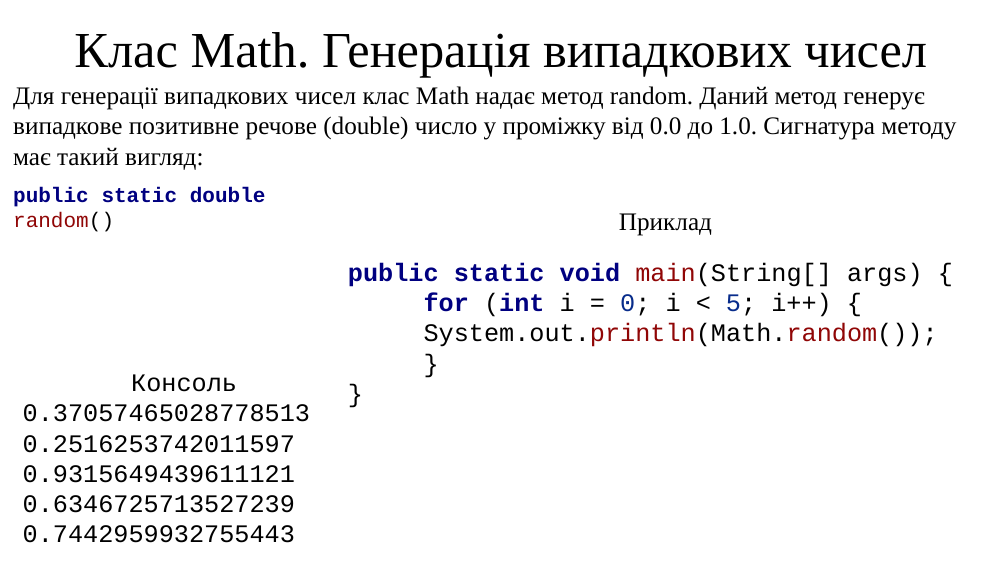
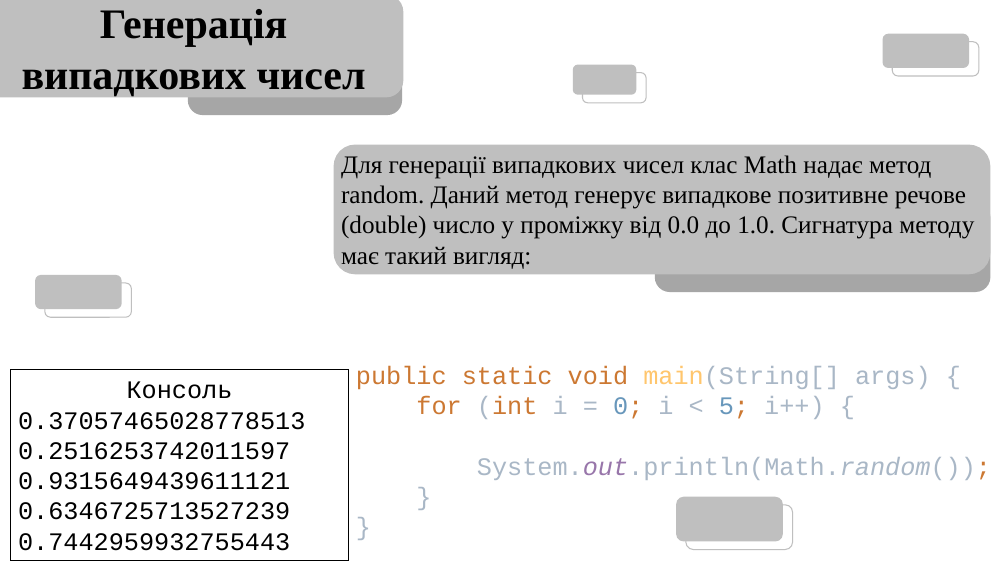
Before and after one commit to arg3ntuum/JavaCourse, a slide deck: slide 7 of Java Урок 6 Math.pptx (slide 10 before the commit). Drawn at 1008x567 pixels with LibreOffice and Linux fonts; fonts in the diff are those of the drawing. Boxes give left, top, right and bottom in pixels: in the first picture for what was removed or moved away, otherwise in the second. Text is boxed around its words. In the diff, an @@ line names an element or a change of style, - is before the commit and + after.

```diff
--- a/Java Урок 6 Math.pptx
+++ b/Java Урок 6 Math.pptx
@@ rounded rectangle added at (0,0,404,98), fill #BFBFBF @@
@@ text at (22,9,366,97): text changed; size 48 to 40 pt; bold on @@
-Клас Math. Генерація випадкових чисел
+Генерація випадкових чисел
@@ rounded rectangle added at (188,26,402,116), fill #A6A6A6 @@
@@ rounded rectangle added at (882,34,969,68), fill #BFBFBF @@
@@ rounded rectangle added at (892,42,979,76), outline #BFBFBF 1 pt @@
@@ rounded rectangle added at (573,64,637,95), fill #BFBFBF @@
@@ rounded rectangle added at (583,73,647,103), outline #BFBFBF 1 pt @@
@@ text "Для генерації випадкових чисел клас ..." rewrapped from (13,86,956,170) to (341,155,974,270) @@
@@ rounded rectangle added at (333,144,991,274), fill #BFBFBF @@
@@ text removed at (13,187,266,232) @@
-public static double random()
@@ rounded rectangle added at (655,203,991,293), fill #A6A6A6 @@
@@ text removed at (619,213,712,236) @@
-Приклад
@@ rounded rectangle added at (35,275,122,309), fill #BFBFBF @@
@@ rounded rectangle added at (45,283,132,317), outline #BFBFBF 1 pt @@
@@ rectangle "Консоль": place and size @@
-rectangle "Консоль" at (23,374,310,543)
+rectangle "Консоль" at (11,370,349,560)
@@ rectangle "Консоль" at (11,370,349,560): outline none to #000000 0.75 pt @@
@@ text "public static void main(String[] args) ..." at (356,366,991,480): vertical alignment top to middle @@
@@ text at (356,366,991,480): text changed; text colour #000000 to #A9B7C6 @@
-public static void main(String[] args) {
-for (int i = 0; i < 5; i++) { System.out.println(Math.random());
-}
-}
+public static void main(String[] args) {
+for (int i = 0; i < 5; i++) {
+System.out.println(Math.random());
+}
+}
@@ rounded rectangle added at (676,497,783,541), fill #BFBFBF @@
@@ rounded rectangle added at (686,505,792,550), outline #BFBFBF 1 pt @@
```
Also in this commit, not shown: 10 other slides changed, 1 slide added, 5 slides removed, 1 other file.
